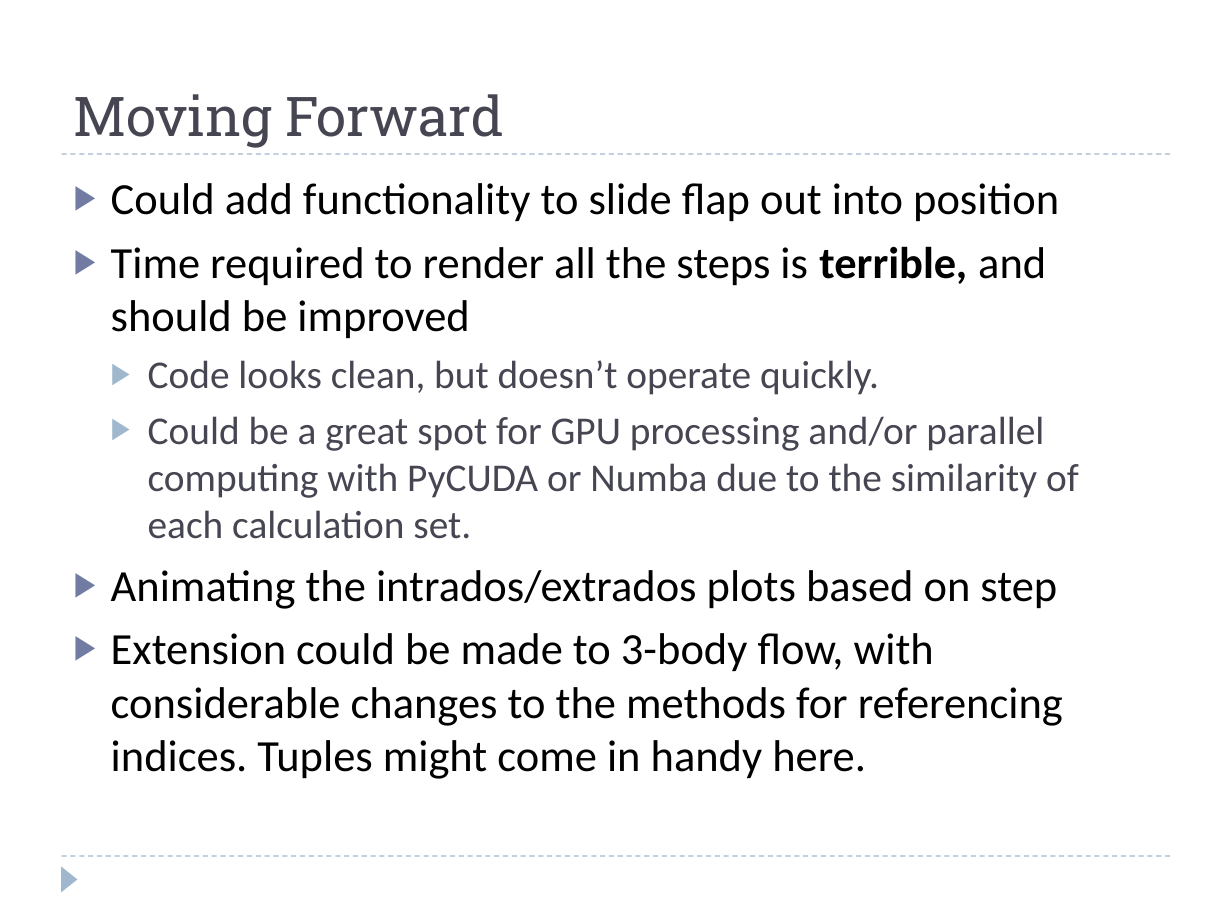
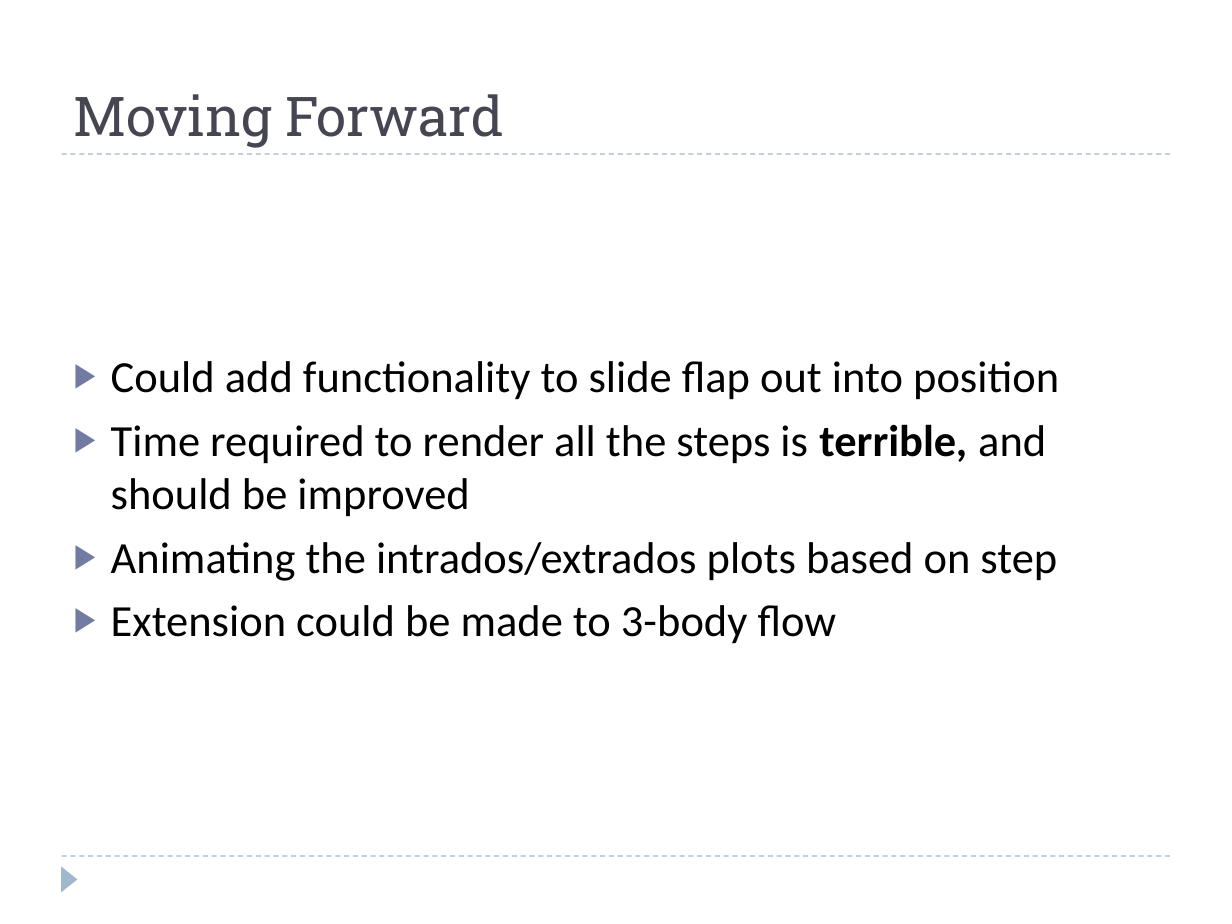
Before and after one commit to barbagroup/AeroPython-studentprojects2015, a slide deck: slide 7 of cparvini/FowlerFlapPresentation.pptx (slide 6 before the commit). Drawn at 1232x924 pixels with LibreOffice and Linux fonts; fonts in the diff are those of the drawing. Boxes give left, top, right and bottom in pixels: in the first picture for what was removed or moved away, otherwise in the second. Text is boxed around its words. In the diff, an @@ line names an element or a change of style, - is before the commit and + after.

```diff
--- a/cparvini/FowlerFlapPresentation.pptx
+++ b/cparvini/FowlerFlapPresentation.pptx
@@ text "Could add functionality to slide ..." at [111, 361, 1059, 644]: vertical alignment top to middle @@
@@ text at [148, 360, 1079, 539]: paragraphs removed @@
-  ▶ Code looks clean, but doesn’t operate quickly.
-  ▶ Could be a great spot for GPU processing and/or parallel computing with PyCUDA or Numba due to the similarity of each calculation set.
@@ text at [111, 605, 837, 644]: text changed @@
-▶ Extension could be made to 3-body flow, with considerable changes to the methods for referencing indices. Tuples might come in handy here.
+▶ Extension could be made to 3-body flow
```
Also in this commit, not shown: 4 other slides changed, 1 slide added, 1 other file.
